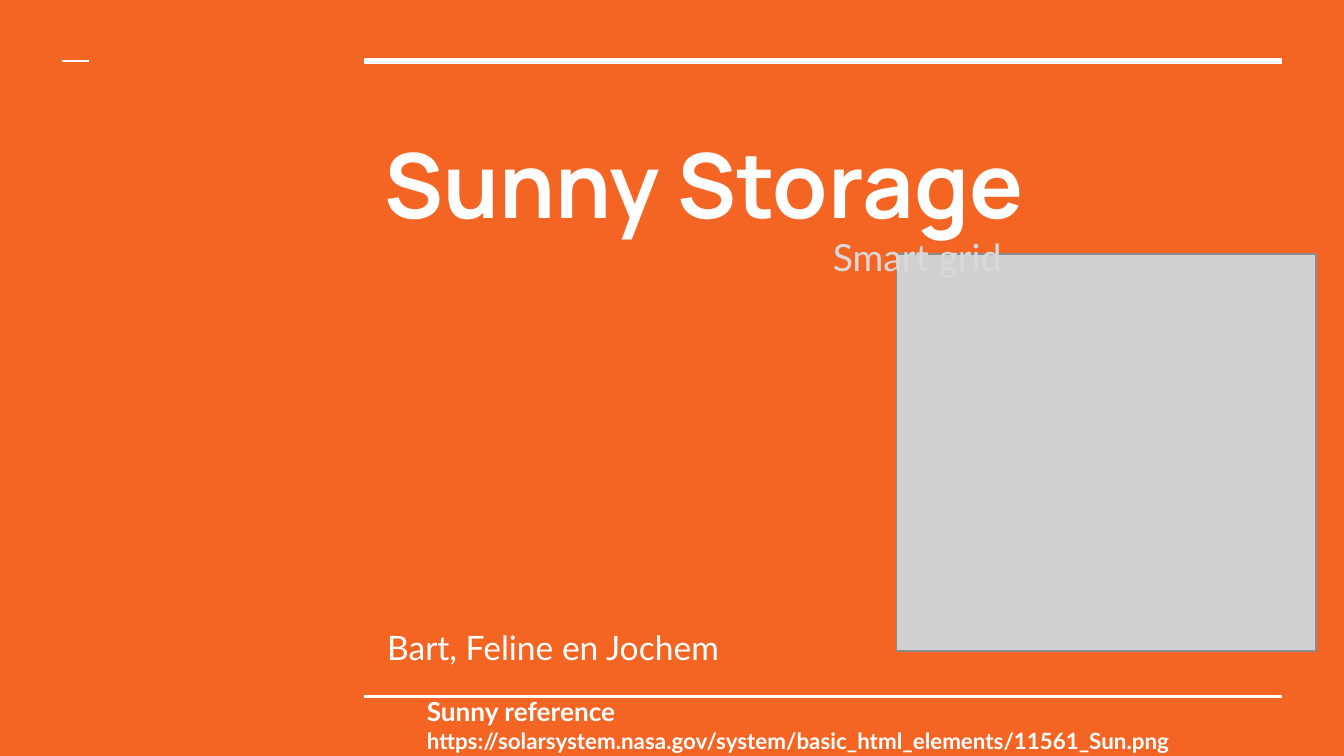
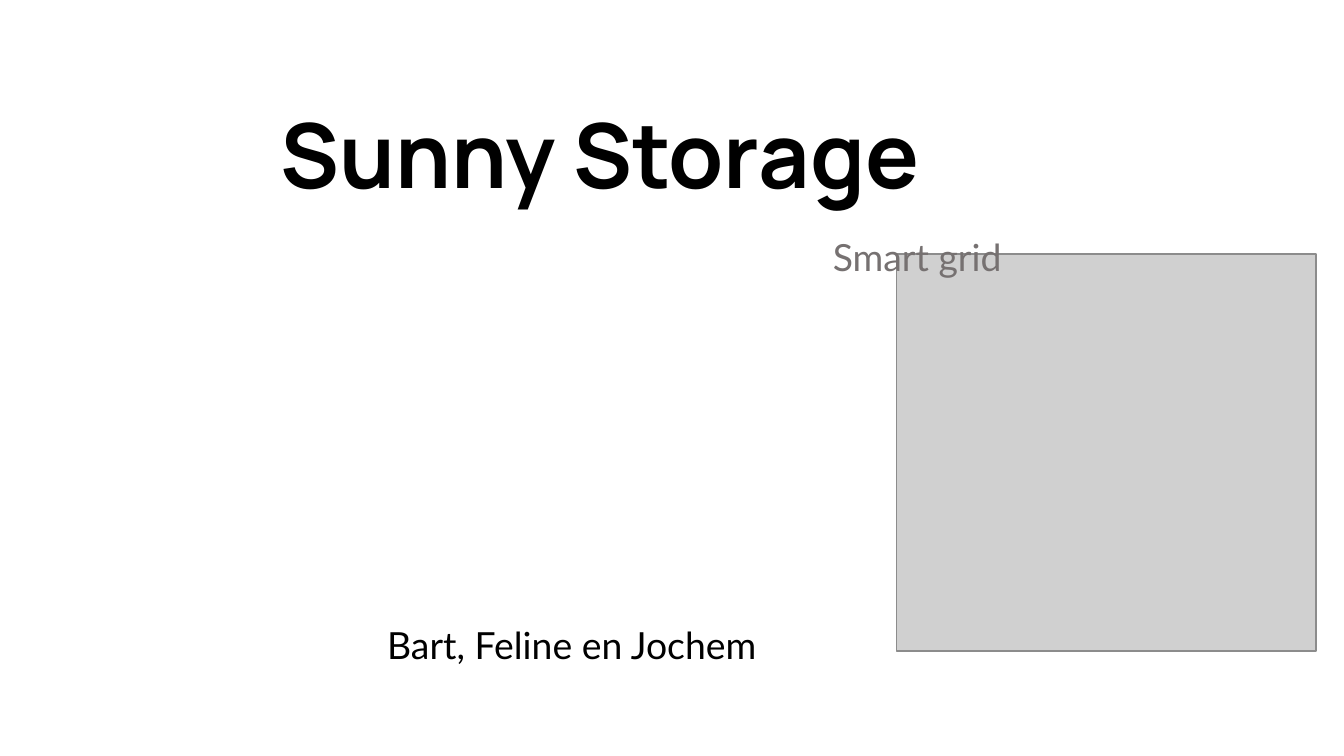
Before and after one commit to yoghurthoek/sunny_storage, a slide deck: slide 1 of Presentations/Presentatie 6 vrijdag 24 mei (eindpresentatie).pptx. Drawn at 1344x756 pixels with LibreOffice and Linux fonts; fonts in the diff are those of the drawing; grey boxes stand for pictures. Boxes give left, top, right and bottom in pixels: in the first picture for what was removed or moved away, otherwise in the second. Text is boxed around its words. In the diff, an @@ line names an element or a change of style, - is before the commit and + after.

Commit message:
presentation style

```diff
--- a/Presentations/Presentatie 6 vrijdag 24 mei (eindpresentatie).pptx
+++ b/Presentations/Presentatie 6 vrijdag 24 mei (eindpresentatie).pptx
@@ background #F46524 to #FFFFFF @@
@@ line removed from (63, 60) to (90, 60) @@
@@ text "Sunny Storage": place and size @@
-text "Sunny Storage" at (384, 152, 1023, 241)
+text "Sunny Storage" at (280, 122, 919, 211)
@@ text "Sunny Storage" at (280, 122, 919, 211): text colour #FFFFFF to #000000 @@
@@ line removed from (364, 60) to (1282, 60) @@
@@ text "Smart grid" at (833, 239, 1002, 279): text colour #D9D9D9 to #767171 @@
@@ text "Bart, Feline en Jochem" at (387, 631, 756, 664): size 18 to 20 pt, text colour #FFFFFF to #000000 @@
@@ line removed from (364, 696) to (1282, 696) @@
@@ subtitle removed at (427, 702, 1169, 753) @@
-Sunny reference
-https://solarsystem.nasa.gov/system/basic_html_elements/11561_Sun.png
```
Also in this commit, not shown: 18 other slides changed, 1 slide removed.
